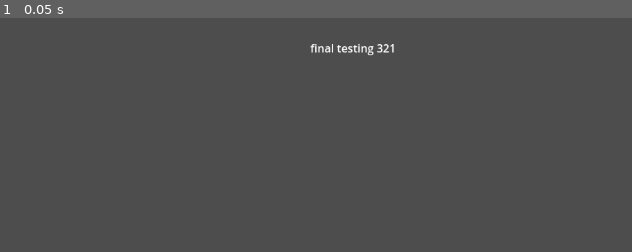
Above: before the commit, frame 1.
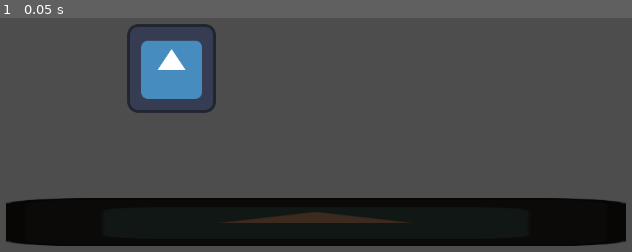
Above: after the commit, the same moment.

Repository: leahHigman/Rise-of-Scout
Game: Godot game, scene res://test.tscn
The game is run twice, just before and just after one commit, with the same random seed, the same clock (stepped at 60 frames per second) and the same inputs. The project has no main scene, so this scene is started directly. The engine's default icon, where the game draws it, is replaced by a stand-in: a white triangle on a blue panel in a dark square.
Inputs:
- Up to frame 1 (0.05 s): no input

The runs differ from the first frame. In frame 1, 23% of the frame differs, in the area x 0-100%, y 2-98%.

Commit message:
initial setup

Diff:
--- /dev/null
+++ b/rise-of-scout/player/scout.tscn
@@ -0,0 +1,26 @@
+[gd_scene load_steps=4 format=3 uid="uid://btbl5rgibonoo"]
+
+[ext_resource type="Texture2D" uid="uid://4q335xxs2p" path="res://icon.svg" id="1_qukyk"]
+
+[sub_resource type="SpriteFrames" id="SpriteFrames_37kl0"]
+animations = [{
+"frames": [{
+"duration": 1.0,
+"texture": ExtResource("1_qukyk")
+}],
+"loop": true,
+"name": &"default",
+"speed": 5.0
+}]
+
+[sub_resource type="RectangleShape2D" id="RectangleShape2D_6uqi0"]
+size = Vector2(128, 129)
+
+[node name="Scout" type="CharacterBody2D"]
+
+[node name="AnimatedSprite2D" type="AnimatedSprite2D" parent="."]
+sprite_frames = SubResource("SpriteFrames_37kl0")
+
+[node name="CollisionShape2D" type="CollisionShape2D" parent="."]
+position = Vector2(0, 0.5)
+shape = SubResource("RectangleShape2D_6uqi0")
--- a/rise-of-scout/test.tscn
+++ b/rise-of-scout/test.tscn
@@ -1,10 +1,44 @@
-[gd_scene format=3 uid="uid://b6vf1aji6dy38"]
+[gd_scene load_steps=5 format=3 uid="uid://b6vf1aji6dy38"]
+
+[ext_resource type="Texture2D" uid="uid://4q335xxs2p" path="res://icon.svg" id="1_37kl0"]
+
+[sub_resource type="SpriteFrames" id="SpriteFrames_37kl0"]
+animations = [{
+"frames": [{
+"duration": 1.0,
+"texture": ExtResource("1_37kl0")
+}],
+"loop": true,
+"name": &"default",
+"speed": 5.0
+}]
+
+[sub_resource type="RectangleShape2D" id="RectangleShape2D_6uqi0"]
+size = Vector2(128, 129)
+
+[sub_resource type="RectangleShape2D" id="RectangleShape2D_8uh7m"]
+size = Vector2(895, 70)
 
 [node name="Node2D" type="Node2D"]
 
-[node name="Label" type="Label" parent="."]
-offset_left = 544.0
-offset_top = 293.0
-offset_right = 598.0
-offset_bottom = 316.0
-text = "final testing 321"
+[node name="Scout" type="CharacterBody2D" parent="."]
+position = Vector2(344, 334)
+
+[node name="AnimatedSprite2D" type="AnimatedSprite2D" parent="Scout"]
+sprite_frames = SubResource("SpriteFrames_37kl0")
+
+[node name="CollisionShape2D" type="CollisionShape2D" parent="Scout"]
+position = Vector2(0, 0.5)
+shape = SubResource("RectangleShape2D_6uqi0")
+
+[node name="StaticBody2D" type="StaticBody2D" parent="."]
+position = Vector2(552, 556)
+
+[node name="Sprite2D" type="Sprite2D" parent="StaticBody2D"]
+self_modulate = Color(0.23, 0.16352999, 0.11270001, 1)
+scale = Vector2(6.9843755, 0.5390625)
+texture = ExtResource("1_37kl0")
+
+[node name="CollisionShape2D" type="CollisionShape2D" parent="StaticBody2D"]
+position = Vector2(-0.5, -1)
+shape = SubResource("RectangleShape2D_8uh7m")
